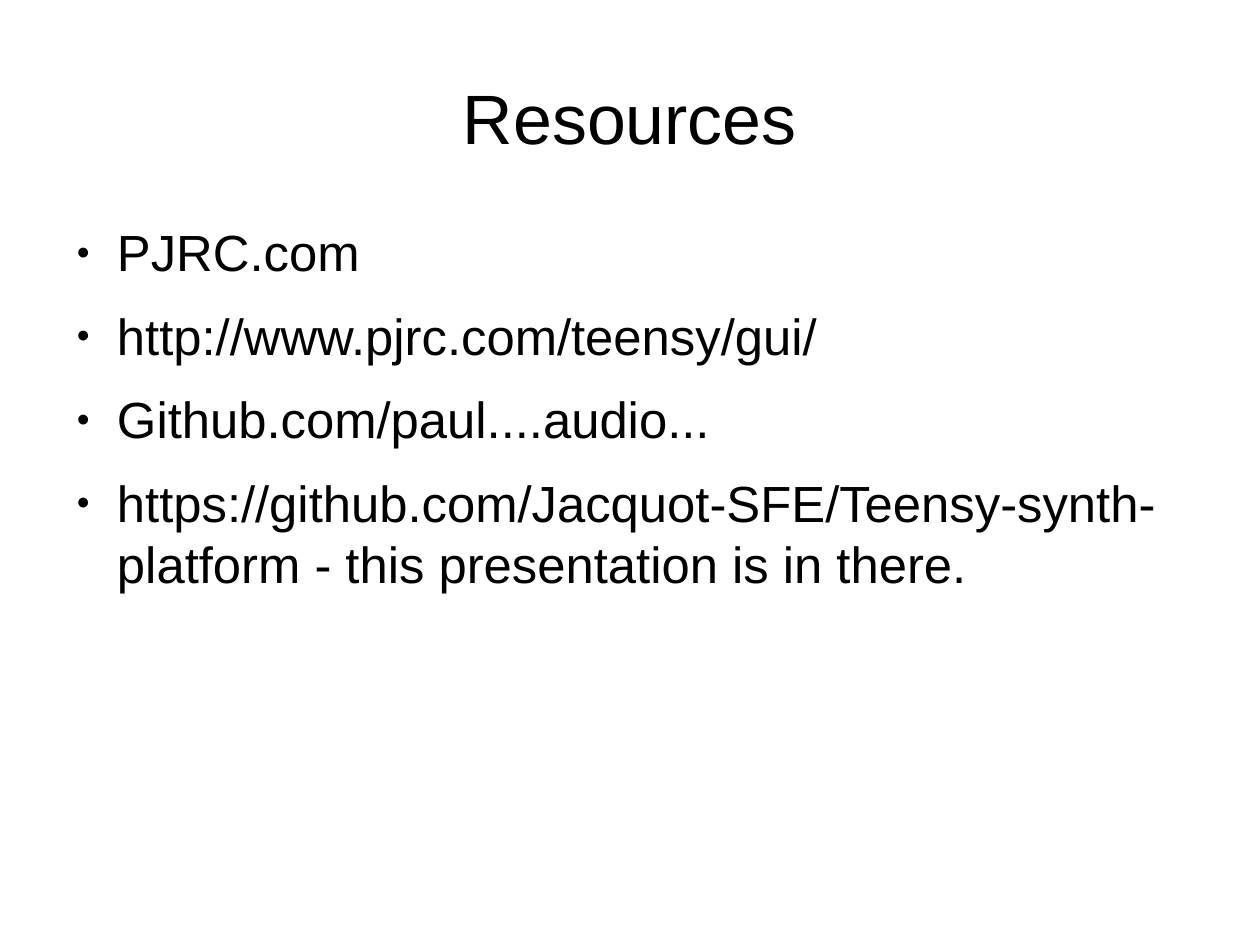
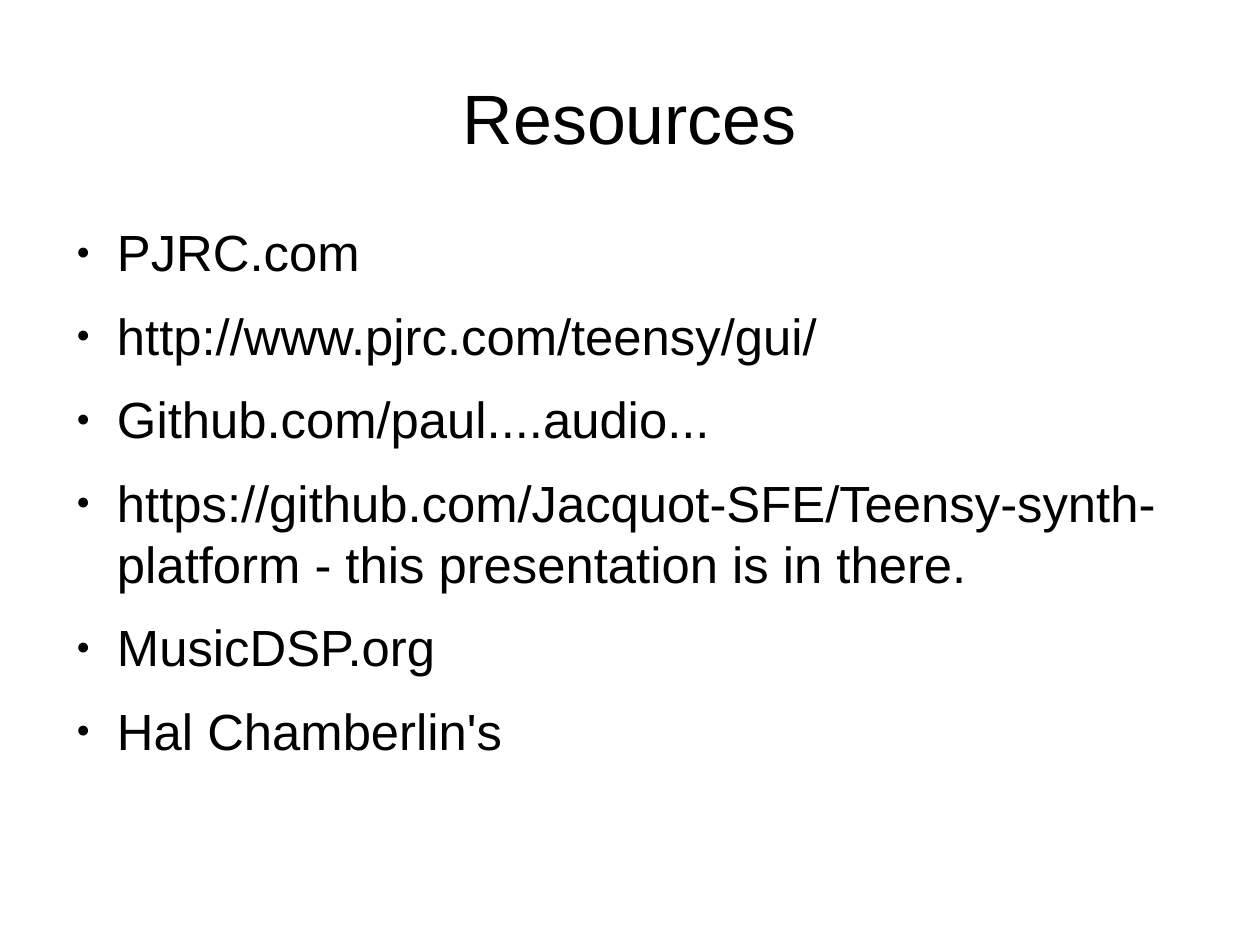
Before and after one commit to Jacquot-SFE/Teensy-synth-platform, a slide deck: slide 25 of presentation/slides/teensy-synthesis.odp (slide 23 before the commit). Drawn at 1260x945 pixels with LibreOffice and Linux fonts; fonts in the diff are those of the drawing. Boxes give left, top, right and bottom in pixels: in the first picture for what was removed or moved away, otherwise in the second. Text is boxed around its words. In the diff, an @@ line names an element or a change of style, - is before the commit and + after.

```diff
--- a/presentation/slides/teensy-synthesis.odp
+++ b/presentation/slides/teensy-synthesis.odp
@@ text at (117, 629, 502, 751): paragraphs added @@
+● MusicDSP.org
+● Hal Chamberlin's
```
Also in this commit, not shown: 4 other slides changed, 2 slides added.
